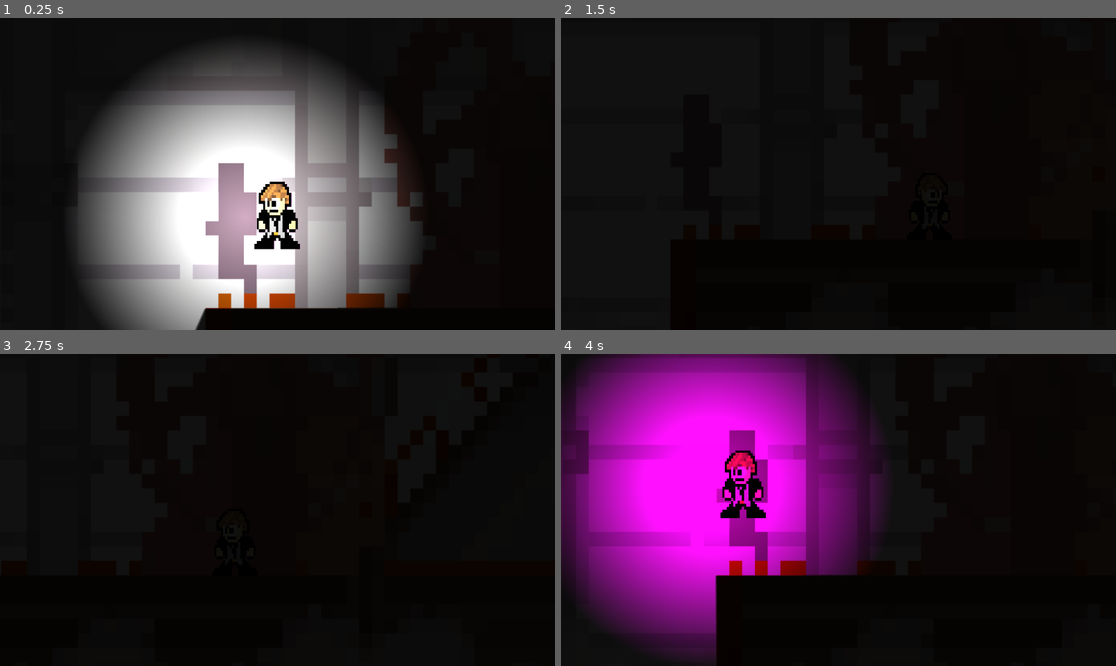
Above: before the commit, frames 1-4 (two rows, left to right).
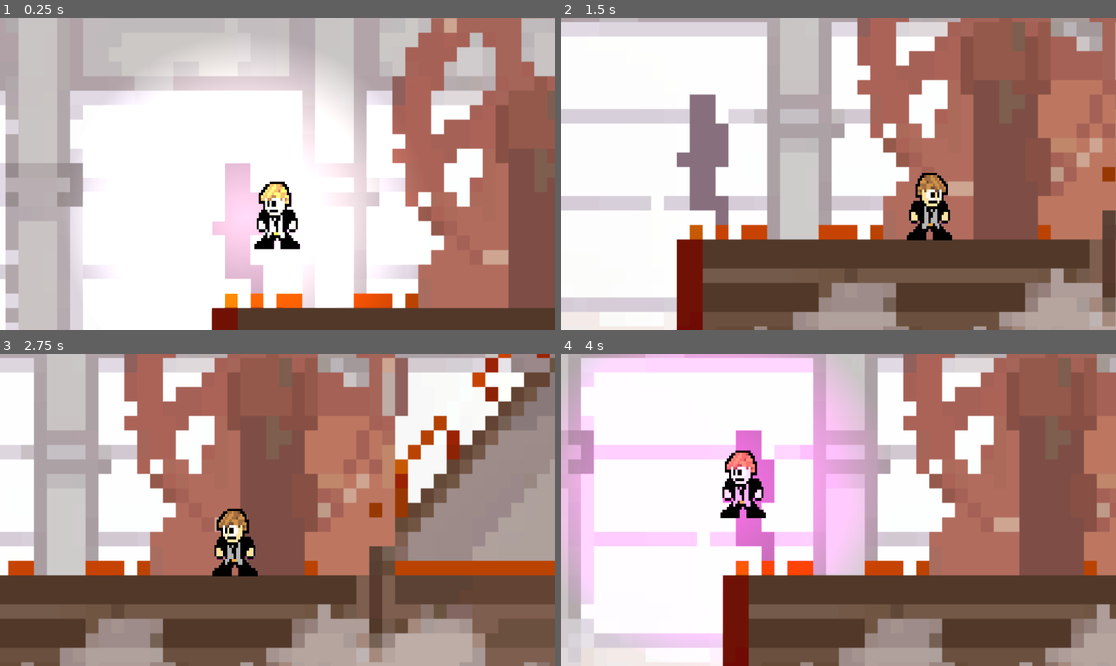
Above: after the commit, the same moments.

Repository: Joogensen/Lumen-Essense
Game: Godot game, scene res://Scenes/main.tscn
Same seed, same stepped clock (60 frames per second), same inputs: the game is played once before the commit and once after it.
Inputs:
- Up to frame 1 (0.25 s): no input
- Up to frame 2 (1.5 s): hold C (change_light_color) 0.53-1.28 s; hold Right (right) from 0.53 s (still down); tap Space (jump) at 0.77 s; tap Shift (toggle_lantern) at 1.35 s
- Up to frame 3 (2.75 s): tap Space (jump) at 1.52 s; release Right (right) at 2.03 s; hold Left (left) from 2.03 s (still down); hold C (change_light_color) from 2.03 s (still down)
- Up to frame 4 (4 s): keep holding Left (left); release C (change_light_color) at 2.78 s; tap Shift (toggle_lantern) at 2.85 s; tap Space (jump) at 3.02, 3.77 s; hold C (change_light_color) from 3.53 s (still down)

The runs differ from the first frame. In frame 1, 94% of the frame differs, in the area x 0-100%, y 0-100%; in frame 2, 99%; in frame 3, 99%; in frame 4, 99%.

Commit message:
Feature/FuelAndDeath
Added a fuel system so that player fuel increases by 50 when they pick up a tin fuel.

Also added a death feature so that the player dies and respawns briefly after when they touch spikes or something of the sort.

Diff:
--- /dev/null
+++ b/Scenes/area_2d.gd
@@ -0,0 +1,8 @@
+extends Area2D
+
+func _ready():
+	connect("body_entered", _on_body_entered)  # Connect signal
+
+func _on_body_entered(body):
+	if body.name == "Player":  # Check if the player touches the boundary
+		body.die()  # Call the player's death function
--- /dev/null
+++ b/Scenes/fuel.tscn
@@ -0,0 +1,19 @@
+[gd_scene load_steps=4 format=3 uid="uid://qw0pg7dirpay"]
+
+[ext_resource type="Script" path="res://Scripts/fuel.gd" id="1_wvo6n"]
+[ext_resource type="Texture2D" uid="uid://d0foqrbhyf8i4" path="res://Sprites/make-a-tin-of-kerosine-or-lamp-oil--no-background-.png" id="2_poaox"]
+
+[sub_resource type="CapsuleShape2D" id="CapsuleShape2D_2plhi"]
+radius = 7.0
+height = 22.0
+
+[node name="fuel" type="Area2D"]
+script = ExtResource("1_wvo6n")
+
+[node name="CollisionShape2D" type="CollisionShape2D" parent="."]
+shape = SubResource("CapsuleShape2D_2plhi")
+
+[node name="Sprite2D" type="Sprite2D" parent="."]
+position = Vector2(7.10543e-15, -1)
+scale = Vector2(0.0166016, 0.0150538)
+texture = ExtResource("2_poaox")
--- a/Scenes/main.tscn
+++ b/Scenes/main.tscn
@@ -1,34 +1,55 @@
-[gd_scene load_steps=11 format=3 uid="uid://duu74ywubn1dj"]
+[gd_scene load_steps=19 format=3 uid="uid://duu74ywubn1dj"]
 
 [ext_resource type="Texture2D" uid="uid://dsxy483ejcpid" path="res://Sprites/generate-a-dark-factory-background-that-has-some-e.png" id="1_5uln4"]
 [ext_resource type="PackedScene" uid="uid://bpnhj4ma24ipv" path="res://Scenes/player.tscn" id="1_ahjb2"]
 [ext_resource type="Texture2D" uid="uid://bjnhb0jdk7ns0" path="res://Sprites/2d_lights_and_shadows_neutral_point_light.webp" id="2_me62g"]
 [ext_resource type="Script" path="res://Scripts/point_light_2d_2.gd" id="4_ii5tc"]
+[ext_resource type="PackedScene" uid="uid://qw0pg7dirpay" path="res://Scenes/fuel.tscn" id="5_ieyf2"]
+[ext_resource type="Script" path="res://Scenes/area_2d.gd" id="5_v8i7n"]
+[ext_resource type="Texture2D" uid="uid://hf8ksyfjwmb8" path="res://Sprites/10.png" id="6_j5p50"]
 
 [sub_resource type="RectangleShape2D" id="RectangleShape2D_lywd6"]
-size = Vector2(293, 56)
+size = Vector2(301, 71)
 
 [sub_resource type="OccluderPolygon2D" id="OccluderPolygon2D_hiyi6"]
-polygon = PackedVector2Array(-146.5, -28, -145.5, 28, 145.5, 29, 145.5, -28)
+polygon = PackedVector2Array(-141.5, -29, -141.5, 43, 158.5, 42, 158.5, -19, 158.5, -27)
 
 [sub_resource type="RectangleShape2D" id="RectangleShape2D_2l3o2"]
-size = Vector2(229, 80.75)
+size = Vector2(218.5, 81)
 
-[sub_resource type="RectangleShape2D" id="RectangleShape2D_n0qum"]
-size = Vector2(39, 139)
-
-[sub_resource type="WorldBoundaryShape2D" id="WorldBoundaryShape2D_odluj"]
-normal = Vector2(0.00591706, -0.999982)
-distance = -195.68
+[sub_resource type="CapsuleShape2D" id="CapsuleShape2D_ek0ds"]
+radius = 68.0
+height = 216.0
 
 [sub_resource type="RectangleShape2D" id="RectangleShape2D_xf5as"]
 size = Vector2(334, 41)
 
+[sub_resource type="RectangleShape2D" id="RectangleShape2D_hq2hv"]
+size = Vector2(73, 10)
+
+[sub_resource type="RectangleShape2D" id="RectangleShape2D_veno2"]
+size = Vector2(89, 9)
+
+[sub_resource type="WorldBoundaryShape2D" id="WorldBoundaryShape2D_2nlla"]
+normal = Vector2(-1, 0)
+distance = -15.0
+
+[sub_resource type="WorldBoundaryShape2D" id="WorldBoundaryShape2D_n8468"]
+normal = Vector2(1, 0)
+distance = -14.0
+
+[sub_resource type="WorldBoundaryShape2D" id="WorldBoundaryShape2D_tve56"]
+distance = -113.0
+
+[sub_resource type="SegmentShape2D" id="SegmentShape2D_b5lgk"]
+a = Vector2(128, -8)
+b = Vector2(-111, -9)
+
 [node name="Main" type="Node2D"]
 
 [node name="Generate-a-dark-factory-background-that-has-some-e" type="Sprite2D" parent="."]
-position = Vector2(575, 319)
-scale = Vector2(0.552734, 0.626953)
+position = Vector2(580, 319)
+scale = Vector2(0.557617, 0.626953)
 texture = ExtResource("1_5uln4")
 
 [node name="Player" parent="." instance=ExtResource("1_ahjb2")]
@@ -54,47 +75,102 @@
 current_fuel = 50.0
 
 [node name="CanvasModulate" type="CanvasModulate" parent="."]
+visible = false
 light_mask = 2
 visibility_layer = 2
 color = Color(0.0666667, 0.0666667, 0.0666667, 1)
 
-[node name="StaticBody2D" type="StaticBody2D" parent="."]
+[node name="StaticBody2D" type="StaticBody2D" parent="." groups=["Platforms"]]
 
 [node name="CollisionShape2D" type="CollisionShape2D" parent="StaticBody2D"]
-position = Vector2(650.5, 548)
+position = Vector2(659.5, 555.5)
 shape = SubResource("RectangleShape2D_lywd6")
 
 [node name="LightOccluder2D" type="LightOccluder2D" parent="StaticBody2D"]
 position = Vector2(650.5, 548)
 occluder = SubResource("OccluderPolygon2D_hiyi6")
 
-[node name="StaticBody2D2" type="StaticBody2D" parent="."]
+[node name="StaticBody2D2" type="StaticBody2D" parent="." groups=["Platforms"]]
 
 [node name="CollisionShape2D" type="CollisionShape2D" parent="StaticBody2D2"]
-position = Vector2(910, 549)
+position = Vector2(918.25, 550)
 shape = SubResource("RectangleShape2D_2l3o2")
 
-[node name="StaticBody2D3" type="StaticBody2D" parent="."]
+[node name="StaticBody2D3" type="StaticBody2D" parent="." groups=["Platforms"]]
 
 [node name="CollisionShape2D" type="CollisionShape2D" parent="StaticBody2D3"]
-position = Vector2(121.5, 459.625)
+position = Vector2(107.5, 459.5)
 shape = SubResource("RectangleShape2D_2l3o2")
 
-[node name="StaticBody2D4" type="StaticBody2D" parent="."]
+[node name="StaticBody2D4" type="StaticBody2D" parent="." groups=["Platforms"]]
 
 [node name="CollisionShape2D" type="CollisionShape2D" parent="StaticBody2D4"]
-position = Vector2(255.5, 538.5)
-shape = SubResource("RectangleShape2D_n0qum")
+position = Vector2(208, 527)
+shape = SubResource("CapsuleShape2D_ek0ds")
 
-[node name="StaticBody2D5" type="StaticBody2D" parent="."]
+[node name="StaticBody2D6" type="StaticBody2D" parent="." groups=["Platforms"]]
+
+[node name="CollisionShape2D" type="CollisionShape2D" parent="StaticBody2D6"]
+position = Vector2(1193, 491)
+shape = SubResource("RectangleShape2D_xf5as")
+
+[node name="StaticBody2D7" type="StaticBody2D" parent="." groups=["Platforms"]]
+position = Vector2(750, 488)
+
+[node name="CollisionShape2D" type="CollisionShape2D" parent="StaticBody2D7"]
+position = Vector2(-149, -324)
+shape = SubResource("RectangleShape2D_hq2hv")
+
+[node name="StaticBody2D8" type="StaticBody2D" parent="." groups=["Platforms"]]
+
+[node name="CollisionShape2D" type="CollisionShape2D" parent="StaticBody2D8"]
+position = Vector2(362.5, 173.5)
+shape = SubResource("RectangleShape2D_veno2")
+
+[node name="RightBoundary" type="StaticBody2D" parent="." groups=["WorldBoundary"]]
 position = Vector2(448, 549)
 
-[node name="CollisionShape2D" type="CollisionShape2D" parent="StaticBody2D5"]
-position = Vector2(-67, -130)
-shape = SubResource("WorldBoundaryShape2D_odluj")
+[node name="CollisionShape2D" type="CollisionShape2D" parent="RightBoundary"]
+position = Vector2(689, -178)
+shape = SubResource("WorldBoundaryShape2D_2nlla")
 
-[node name="StaticBody2D6" type="StaticBody2D" parent="."]
+[node name="LeftBoundary" type="StaticBody2D" parent="." groups=["WorldBoundary"]]
+position = Vector2(448, 549)
 
-[node name="CollisionShape2D" type="CollisionShape2D" parent="StaticBody2D6"]
-position = Vector2(1185, 490.5)
-shape = SubResource("RectangleShape2D_xf5as")
+[node name="CollisionShape2D" type="CollisionShape2D" parent="LeftBoundary"]
+position = Vector2(-425, -141)
+shape = SubResource("WorldBoundaryShape2D_n8468")
+
+[node name="BottomBoundary" type="StaticBody2D" parent="." groups=["WorldBoundary"]]
+position = Vector2(394, 495)
+
+[node name="CollisionShape2D" type="CollisionShape2D" parent="BottomBoundary"]
+shape = SubResource("WorldBoundaryShape2D_tve56")
+
+[node name="Area2D" type="Area2D" parent="." groups=["Death"]]
+script = ExtResource("5_v8i7n")
+
+[node name="CollisionShape2D" type="CollisionShape2D" parent="Area2D"]
+position = Vector2(381, 598)
+shape = SubResource("SegmentShape2D_b5lgk")
+
+[node name="Sprite2D" type="Sprite2D" parent="Area2D"]
+position = Vector2(309, 625)
+scale = Vector2(1.19231, 1.1875)
+texture = ExtResource("6_j5p50")
+flip_v = true
+
+[node name="Sprite2D2" type="Sprite2D" parent="Area2D"]
+position = Vector2(387, 625)
+scale = Vector2(1.19231, 1.1875)
+texture = ExtResource("6_j5p50")
+flip_v = true
+
+[node name="Sprite2D3" type="Sprite2D" parent="Area2D"]
+position = Vector2(466, 625)
+scale = Vector2(1.19231, 1.1875)
+texture = ExtResource("6_j5p50")
+flip_v = true
+
+[node name="fuel" parent="." groups=["lantern_fuel"] instance=ExtResource("5_ieyf2")]
+position = Vector2(601, 135)
--- /dev/null
+++ b/Scripts/fuel.gd
@@ -0,0 +1,11 @@
+extends Area2D
+
+signal collected  # Define the signal
+
+func _ready():
+	connect("body_entered", _on_body_entered)
+
+func _on_body_entered(body):
+	if body.name == "Player":
+		collected.emit()  # Emit the signal when the battery is collected
+		queue_free()  # Remove the battery
--- a/Scripts/playerController.gd
+++ b/Scripts/playerController.gd
@@ -6,10 +6,24 @@
 
 @export var jump_force = -400
 @export_range(0,1) var decelerate_on_jump_release = 0.5
+var can_move = true
 
-@onready var light = PointLight2D
+@onready var light = $PointLight2D
+
+func _ready():
+	var lantern_fuel = get_tree().get_nodes_in_group("lantern_fuel")
+	for fuel in lantern_fuel:
+		if fuel.has_signal("collected"):
+			fuel.collected.connect(_on_fuel_collected)
+
+
+
+func _on_fuel_collected():
+	light.refuel(50)  # Call Light's refuel function
 
 func _physics_process(delta: float) -> void:
+	if !can_move:
+		return
 	# Add the gravity.
 	if not is_on_floor():
 		velocity += get_gravity() * delta
@@ -32,5 +46,20 @@
 
 	else:
 		velocity.x = move_toward(velocity.x, 0, walk_speed * deceleration)
+	move_and_slide()
 
-	move_and_slide()
+func die():
+	print("Player has died!")
+	# Example actions: Hide player, play animation, restart level
+	hide()  # Hide the player before respawning
+	disable_input()
+
+	await get_tree().create_timer(5.0).timeout  # Wait 1 second
+	get_tree().reload_current_scene()  # Restart the level
+	enable_input()
+
+func disable_input():
+	can_move = false  # Stops listening to input
+
+func enable_input():
+	can_move = true  # Stops listening to input
--- a/Scripts/point_light_2d_2.gd
+++ b/Scripts/point_light_2d_2.gd
@@ -1,4 +1,12 @@
 extends PointLight2D
+
+var max_fuel = 100.0
+@export var current_fuel = 100.0
+var fuel_burn_rate = 1.0
+var is_lit = true
+
+@onready var flicker_timer = Timer.new()
+@onready var light = self
 
 var light_colors = [
 	Color(1, 1, 1),  # White (default, fuel burns)
@@ -8,52 +16,38 @@
 var current_color_index = 0  # Start with white light
 var is_normal_mode = true  # True = Fuel burns, False = Free color mode
 
-var max_fuel = 100.0  # Maximum fuel capacity
-@export var current_fuel = 100.0  # Start with a full tank
-var fuel_burn_rate = 1.0  # Fuel consumption per second
-var is_lit = true  # Whether the lantern is on
-
-@onready var flicker_timer = Timer.new()
-@onready var light = self
-
 func _ready():
-	self.visible = true  # Ensure the light starts on
+	self.visible = true
 	flicker_timer.wait_time = 0.1
 	flicker_timer.connect("timeout", Callable(self, "_on_FlickerTimer_timeout"))
 	add_child(flicker_timer)
 
-func _process(delta):
-	if is_lit and is_normal_mode:
-		consume_fuel(delta)
-		print("Fuel Level: ", current_fuel)
-
-
-func consume_fuel(delta):
-	current_fuel -= fuel_burn_rate * delta
-	if current_fuel <= 0:
-		current_fuel = 0
-		turn_off_lantern()
-	elif current_fuel <= max_fuel * 0.2:
-		if flicker_timer.is_stopped():
-			flicker_timer.start()
-	else:
-		flicker_timer.stop()
-		self.energy = 1.5
-
-func _on_FlickerTimer_timeout():
-	if current_fuel <= (max_fuel * 0.2):
-		self.energy = randf_range(0.5, 1.5)
-
-func turn_off_lantern():
-	is_lit = false
-	light.visible = false  # Hide the light when fuel runs out
+func _on_battery_collected():
+	refuel(50)  # Increase fuel when a battery is collected
 
 func refuel(amount):
+	print("refueled")
 	current_fuel += amount
 	if current_fuel > max_fuel:
 		current_fuel = max_fuel
 	is_lit = true  # Relight the lantern if it was off
 	light.visible = true
+	print("Battery collected! Fuel increased to: ", current_fuel)
+
+func _process(delta):
+	if is_lit:
+		consume_fuel(delta)
+
+func consume_fuel(delta):
+	print(current_fuel)
+	current_fuel -= fuel_burn_rate * delta
+	if current_fuel <= 0:
+		current_fuel = 0
+		turn_off_lantern()
+
+func turn_off_lantern():
+	is_lit = false
+	light.visible = false
 
 func _input(event):
 	if event.is_action_pressed("toggle_lantern") and current_fuel > 0:
Binary file added: Sprites/10.png
Not shown, added: Sprites/10.png.import
Binary file added: Sprites/make-a-regular-battery--no-background--make-it-2d-.png
Not shown, added: Sprites/make-a-regular-battery--no-background--make-it-2d-.png.import
Binary file added: Sprites/make-a-tin-of-kerosine-or-lamp-oil--no-background-.png
Not shown, added: Sprites/make-a-tin-of-kerosine-or-lamp-oil--no-background-.png.import
